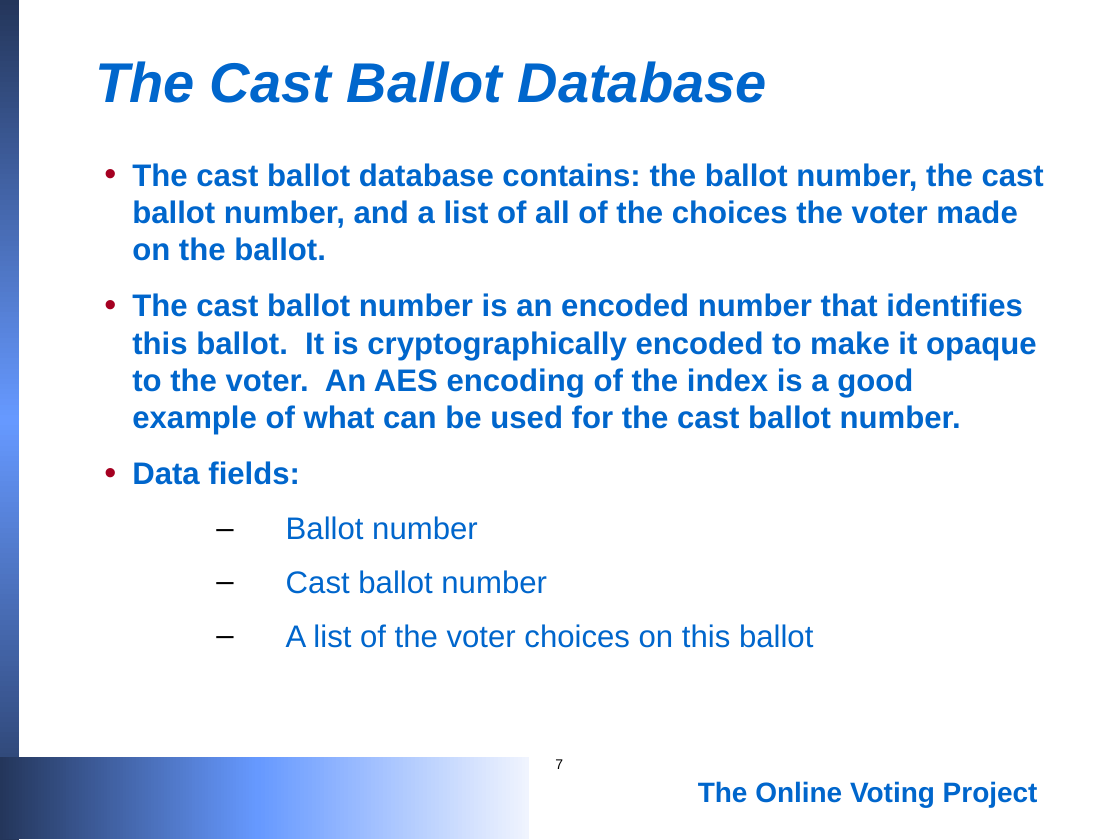
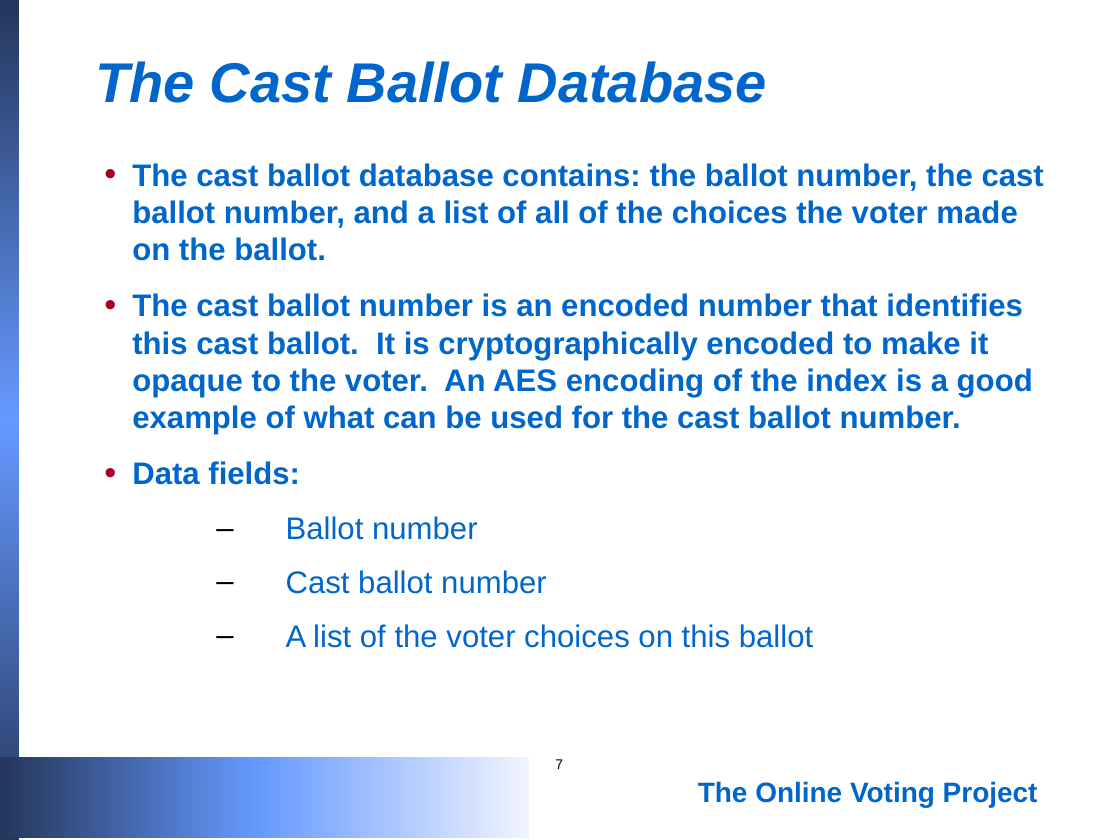
Before and after one commit to blewett/online-voting-prototype, a slide deck: slide 7 of voting.ppt. Drawn at 1120x840 pixels with LibreOffice and Linux fonts; fonts in the diff are those of the drawing. Boxes give left, top, right and bottom in pixels: in the first picture for what was removed or moved away, otherwise in the second. Text is boxed around its words. In the diff, an @@ line names an element or a change of style, - is before the commit and + after.

```diff
--- a/voting.ppt
+++ b/voting.ppt
@@ text at (132, 293, 1033, 435): text changed @@
-• The cast ballot number is an encoded number that identifies this ballot. It is cryptographically encoded to make it opaque to the voter. An AES encoding of the index is a good example of what can be used for the cast ballot number.
+• The cast ballot number is an encoded number that identifies this cast ballot. It is cryptographically encoded to make it opaque to the voter. An AES encoding of the index is a good example of what can be used for the cast ballot number.
```
Also in this commit, not shown: 3 other slides changed, 2 other files.
